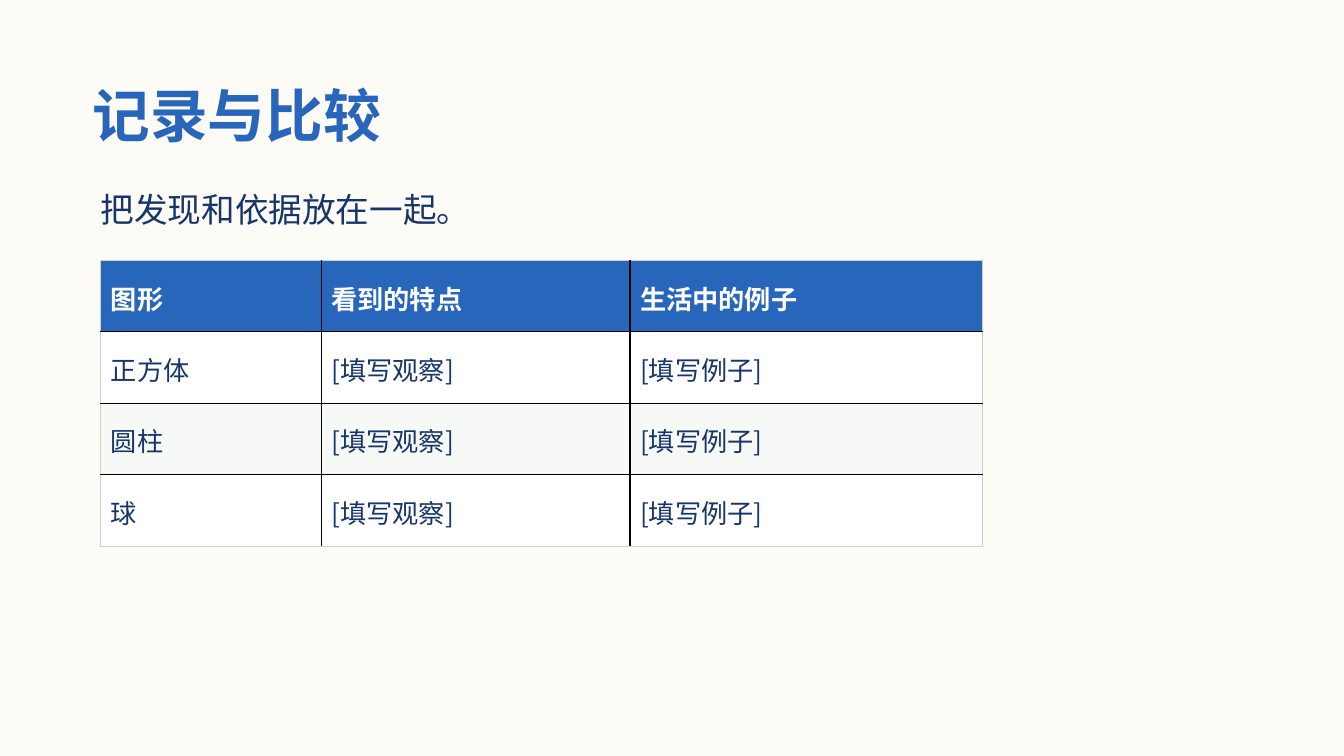
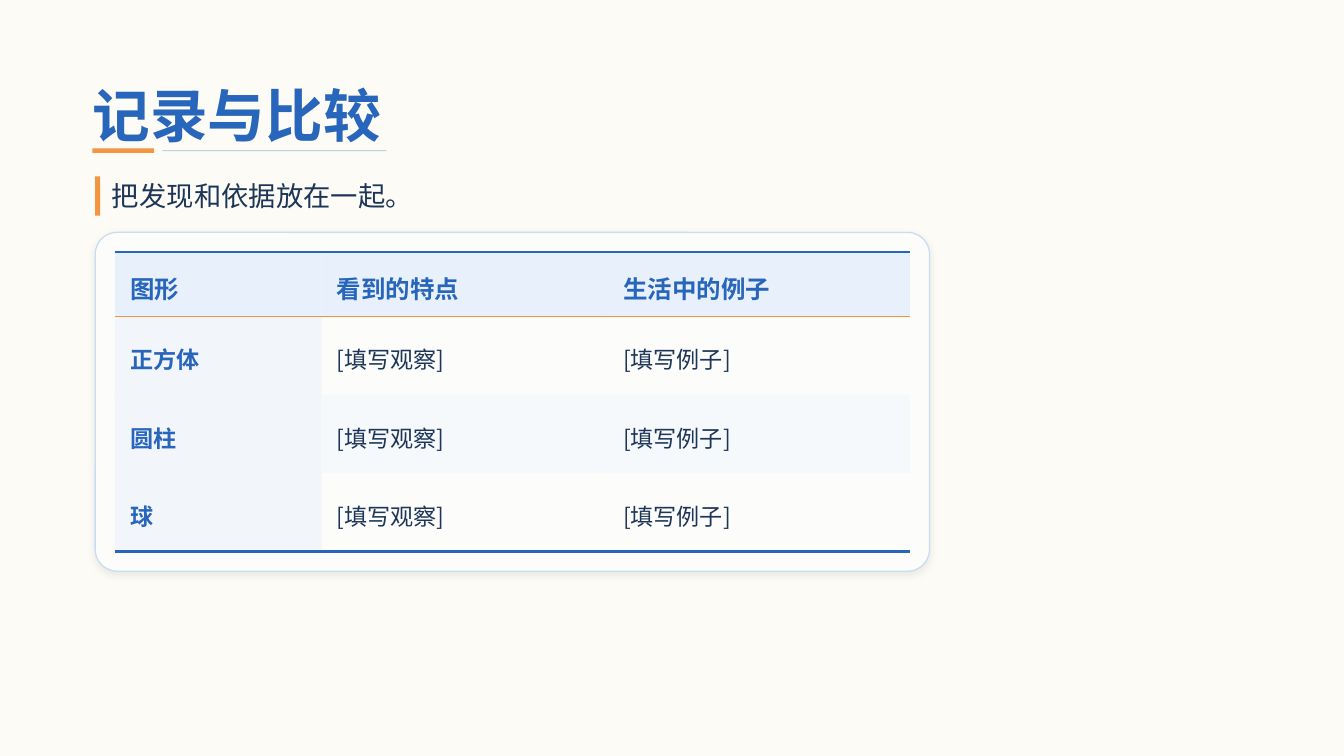
Before and after one commit to Daylily-Huang/Work-skills, a slide deck: slide 5 of skills/teacher-ppt/assets/templates/T16_立体几何课堂.pptx. Drawn at 1344x756 pixels with LibreOffice and Linux fonts; fonts in the diff are those of the drawing; background and template pictures are left out. Boxes give left, top, right and bottom in pixels: in the first picture for what was removed or moved away, otherwise in the second. Text is boxed around its words. In the diff, an @@ line names an element or a change of style, - is before the commit and + after.

```diff
--- a/skills/teacher-ppt/assets/templates/T16_立体几何课堂.pptx
+++ b/skills/teacher-ppt/assets/templates/T16_立体几何课堂.pptx
@@ rectangle added at (93,148,154,152), fill #F29440 @@
@@ rectangle added at (95,176,100,216), fill #F29440 @@
@@ text "把发现和依据放在一起。": place and size @@
-text "把发现和依据放在一起。" at (101,193,471,225)
+text "把发现和依据放在一起。" at (112,183,413,209)
@@ text "把发现和依据放在一起。" at (112,183,413,209): size 24 to 19.5 pt, text colour #173569 to #1D3557 @@
@@ rectangle added at (162,150,386,151), fill #2866BB at 28% opacity @@
@@ rounded rectangle added at (95,233,930,572), fill #FFFFFF at 88% opacity, outline #CADCF0 0.9 pt @@
@@ table at (115,252,910,552) @@
@@ fill #2866BB to #E6F0FB at 94% opacity in row 1 @@
@@ fill #FFFFFF to #EDF4FC at 65% opacity in 2 cells @@
@@ fill #FFFFFF to none in 4 cells @@
@@ fill #F7F9F6 to #EDF4FC at 65% opacity in row 3, column 1 @@
@@ fill #F7F9F6 to #F4F8FD at 70% opacity in 2 cells @@
@@ size 18.8 to 17.5 pt, text colour #FFFFFF to #2866BB in "图形", "看到的特点", "生活中的例子" @@
@@ size 18.8 to 16.5 pt in "正方体", "[填写观察]", "[填写例子]", "圆柱" and 5 more places @@
@@ text colour #173569 to #2866BB, bold on in "正方体", "圆柱", "球" @@
@@ text colour #173569 to #1D3557 in "[填写观察]", "[填写例子]", "[填写观察]", "[填写例子]" and 2 more places @@
@@ line spacing 1.08 to 1.18 @@
@@ borders changed @@
@@ table: place and size @@
-table at (101,260,983,545)
+table at (115,252,910,552)
```
Also in this commit, not shown: 4 other slides changed, 23 other files.
